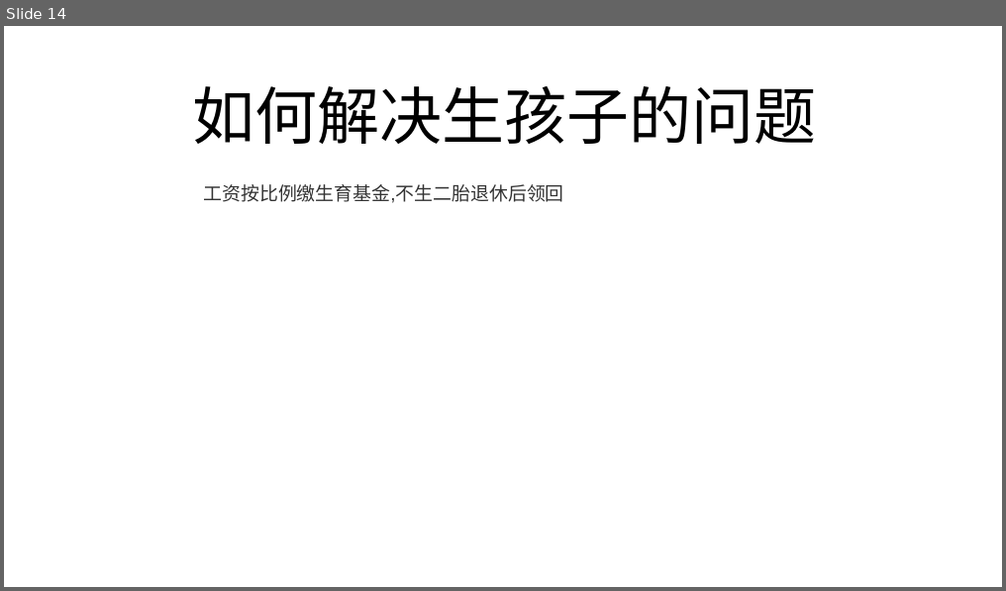
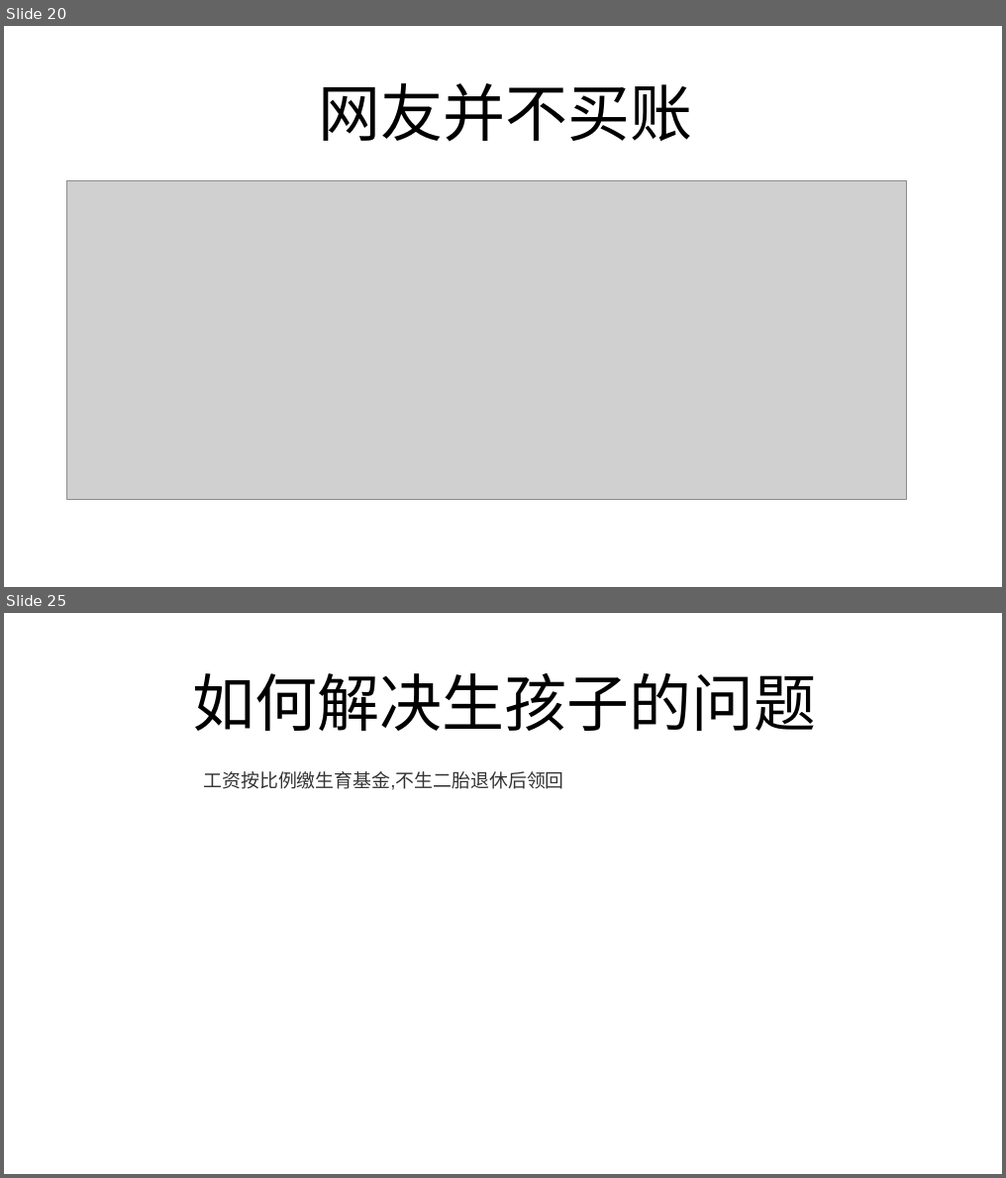
Before and after one commit to FredJiangFei/freetalk, a slide deck: 生娃是国家大事/sw.pptx. Shown one above the other, each under a label of ours: slide 14 before the commit, slides 20 and 25 after it; the slides between them are not shown. The pictures are 1006x591 and 1006x1178 pixels, drawn with LibreOffice and Linux fonts; fonts in the diff are those of the drawing; grey boxes stand for pictures. Boxes give left, top, right and bottom in pixels: in the first picture for what was removed or moved away, otherwise in the second. Text is boxed around its words. In the diff, an @@ line names an element or a change of style, - is before the commit and + after.

```diff
--- a/生娃是国家大事/sw.pptx
+++ b/生娃是国家大事/sw.pptx
@@ slide 20 added at (4, 26, 1002, 587), background #FFFFFF @@
@@ title added at (318, 83, 692, 142), 60 pt, text #000000 @@
+网友并不买账
@@ picture added at (66, 181, 907, 500) @@
@@ what was slide 14 is now slide 25 @@
```
Also in this commit, not shown: 1 slide changed, 14 other slides added.
